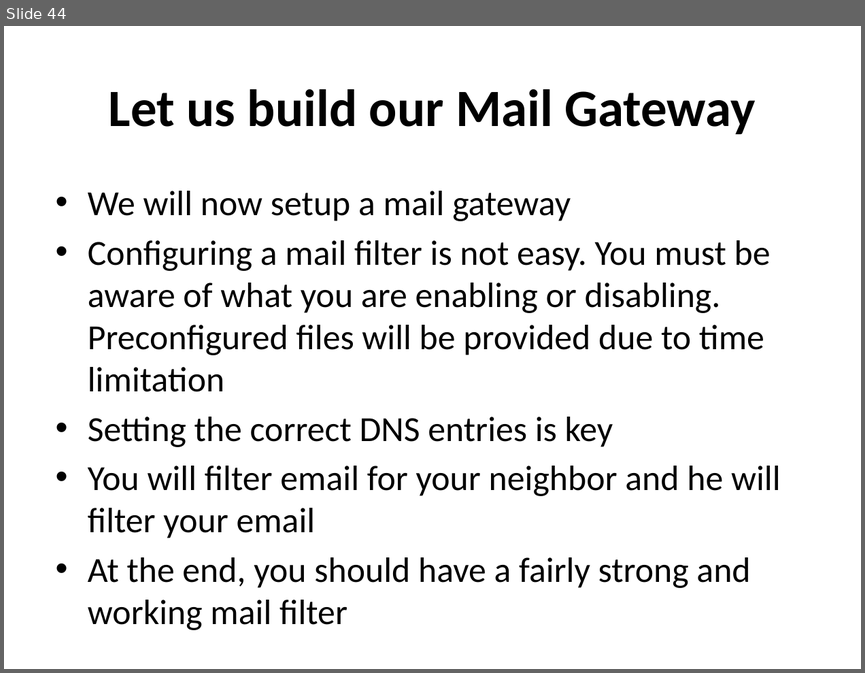
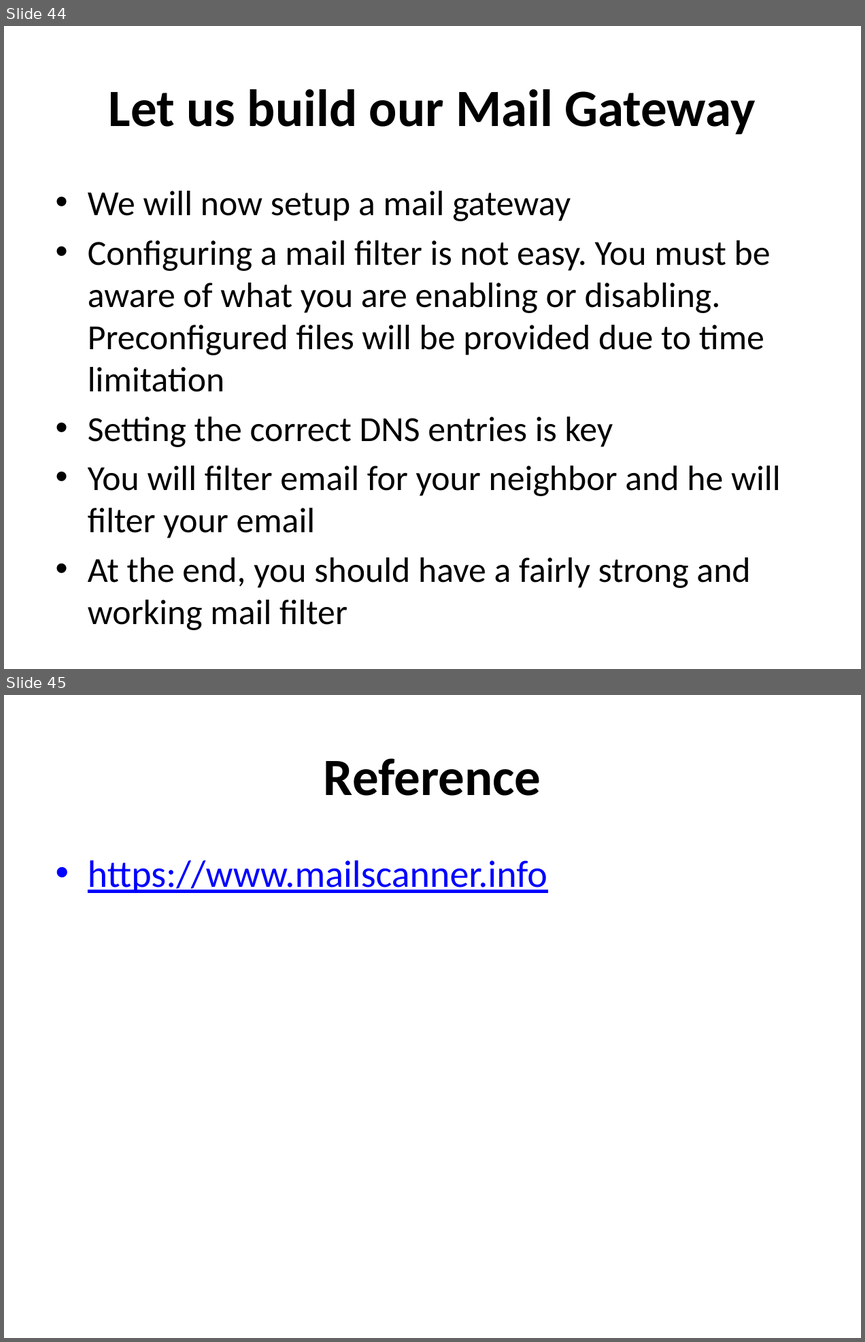
Before and after one commit to afnog/sse, a slide deck: postfix/postfix-mailgateway-debian.ppt. Shown one above the other, each under a label of ours: slide 44 before the commit, slides 44 and 45 after it. The pictures are 865x673 and 865x1342 pixels, drawn with LibreOffice and Linux fonts; fonts in the diff are those of the drawing. Boxes give left, top, right and bottom in pixels: in the first picture for what was removed or moved away, otherwise in the second. Text is boxed around its words. In the diff, an @@ line names an element or a change of style, - is before the commit and + after.

Commit message:
/ ‘postfix/postfix-mailgateway-debian.ppt’

```diff
--- a/postfix/postfix-mailgateway-debian.ppt
+++ b/postfix/postfix-mailgateway-debian.ppt
@@ slide 45 added at bbox=[4, 695, 861, 1338], background #FFFFFF @@
@@ title added at bbox=[324, 758, 541, 796], 44 pt, text #000000, bold @@
+Reference
@@ text added at bbox=[88, 860, 547, 893], 32 pt, text #0000FF, underline @@
+• https://www.mailscanner.info
```
